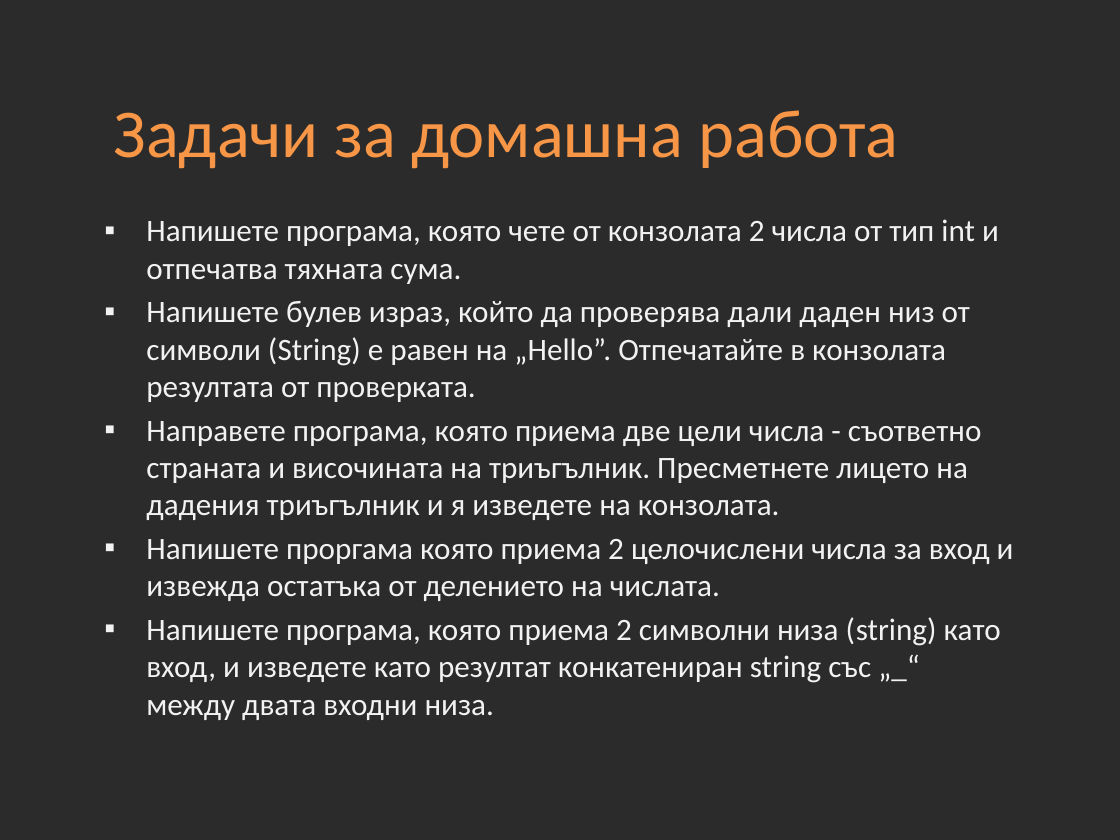
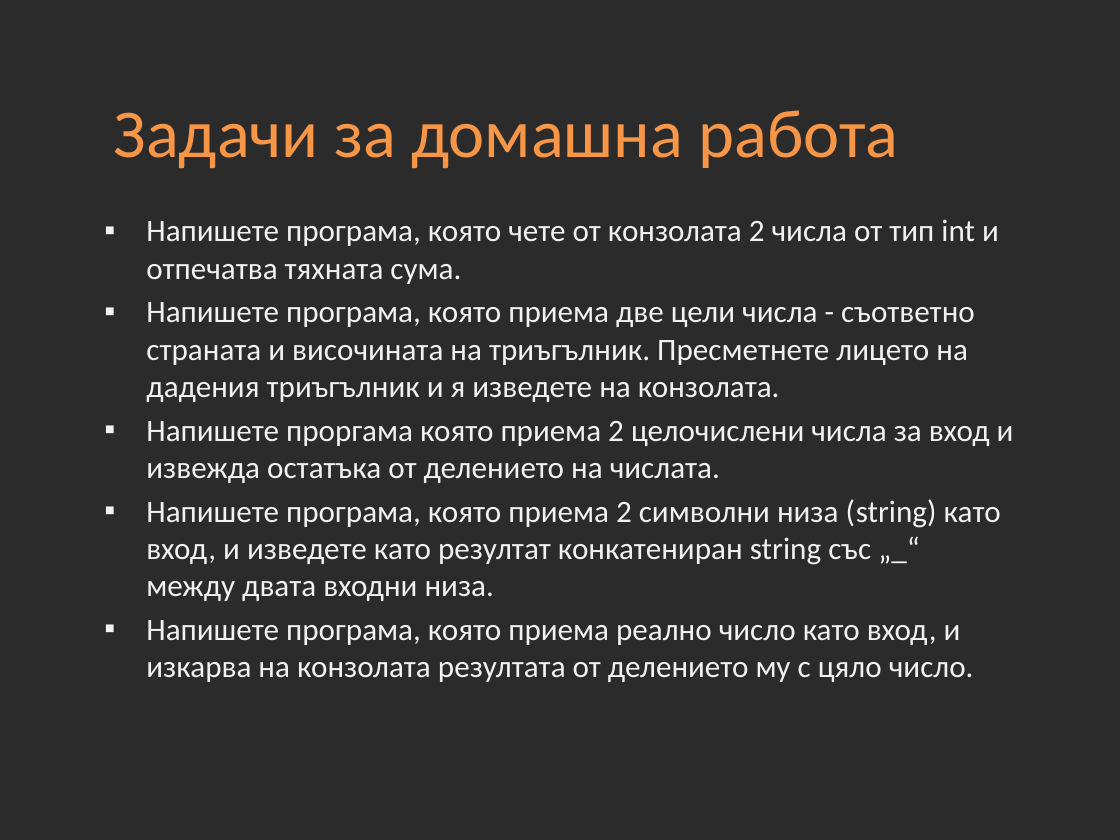
Before and after one commit to Academy-Soft-Intellect/Programming-Introduction-Java-Course, a slide deck: slide 25 of 03-Data-Types.pptx. Drawn at 1120x840 pixels with LibreOffice and Linux fonts; fonts in the diff are those of the drawing; background and template pictures are left out; a plain dark background stands for a picture behind light text. Boxes give left, top, right and bottom in pixels: in the first picture for what was removed or moved away, otherwise in the second. Text is boxed around its words. In the diff, an @@ line names an element or a change of style, - is before the commit and + after.

```diff
--- a/03-Data-Types.pptx
+++ b/03-Data-Types.pptx
@@ text at box(146, 302, 975, 402): text changed @@
-▪ Напишете булев израз, който да проверява дали даден низ от символи (String) е равен на „Hello”. Отпечатайте в конзолата резултата от проверката.
-▪ Направете програма, която приема две цели числа - съответно страната и височината на триъгълник. Пресметнете лицето на дадения триъгълник и я изведете на конзолата.
+▪ Напишете програма, която приема две цели числа - съответно страната и височината на триъгълник. Пресметнете лицето на дадения триъгълник и я изведете на конзолата.
@@ text at box(146, 620, 974, 682): paragraph added @@
+▪ Напишете програма, която приема реално число като вход, и изкарва на конзолата резултата от делението му с цяло число.
```
Also in this commit, not shown: 1 other slide changed, 8 other files.
